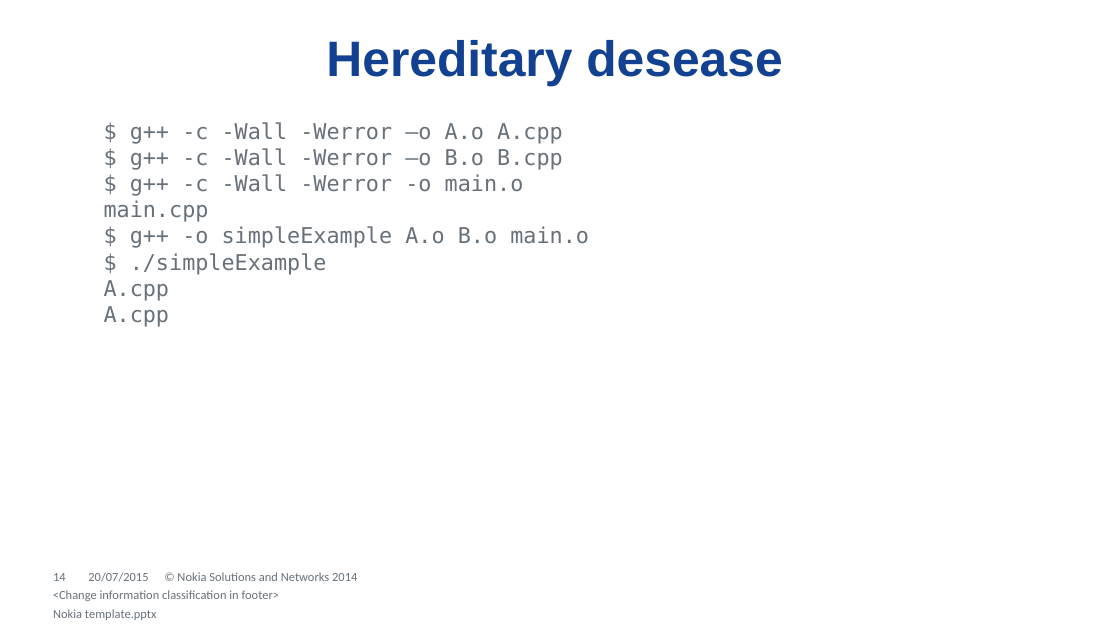
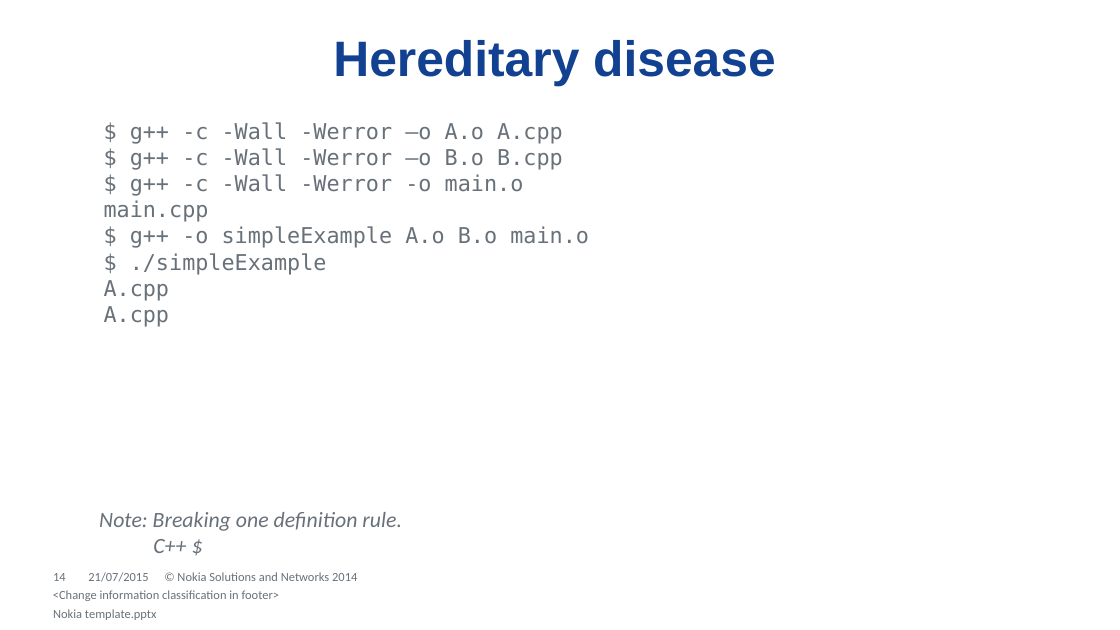
Before and after one commit to dendibakh/Linker, a slide deck: slide 14 of Diving into C++ linker.pptx. Drawn at 1120x630 pixels with LibreOffice and Linux fonts; fonts in the diff are those of the drawing; background and template pictures are left out. Boxes give left, top, right and bottom in pixels: in the first picture for what was removed or moved away, otherwise in the second. Text is boxed around its words. In the diff, an @@ line names an element or a change of style, - is before the commit and + after.

Commit message:
Added hereditary disease slides.

```diff
--- a/Diving into C++ linker.pptx
+++ b/Diving into C++ linker.pptx
@@ title at <box>333,40,776,87</box>: text changed @@
-Hereditary desease
+Hereditary disease
@@ text added at <box>99,512,402,553</box>, 14 pt, text #68717A, italic @@
+  Note: Breaking one definition rule.
+  C++ $
@@ text at <box>88,572,148,582</box>: text changed @@
-20/07/2015
+21/07/2015
```
Also in this commit, not shown: 23 other slides changed, 2 slides added, 1 slide removed, 2 other files.
